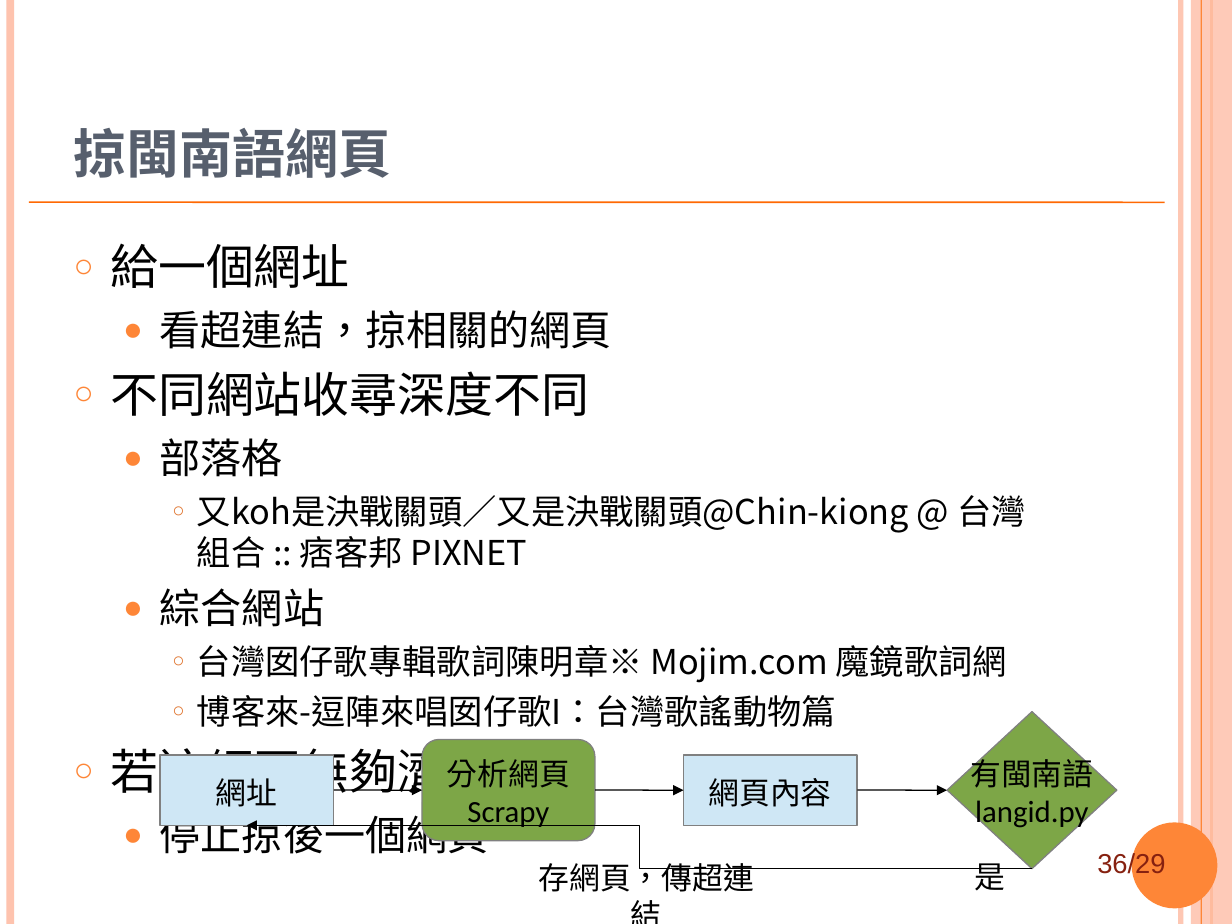
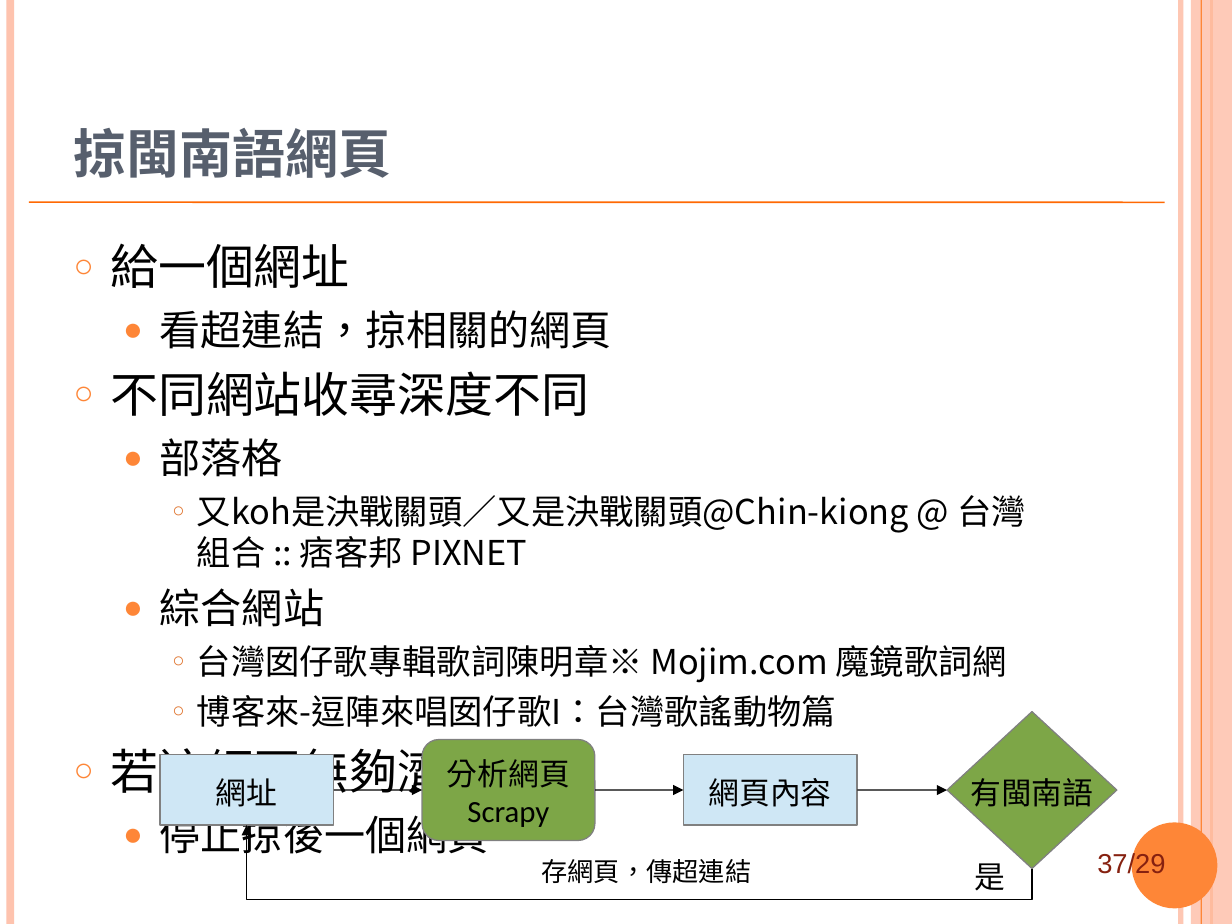
Before and after one commit to sih4sing5hong5/po3-ko3_tau5-iann2-phinn3, a slide deck: slide 37 of 翻譯報告.ppt (slide 36 before the commit). Drawn at 1232x924 pixels with LibreOffice and Linux fonts; fonts in the diff are those of the drawing; background and template pictures are left out. Boxes give left, top, right and bottom in pixels: in the first picture for what was removed or moved away, otherwise in the second. Text is boxed around its words. In the diff, an @@ line names an element or a change of style, - is before the commit and + after.

```diff
--- a/翻譯報告.ppt
+++ b/翻譯報告.ppt
@@ text in diamond at (975, 800, 1088, 830): paragraph removed @@
-langid.py
@@ elbow arrow (1032, 869) - (246, 825): route changed @@
@@ text "存網頁，傳超連結" at (541, 859, 751, 883): size 18 to 15.3 pt; line spacing 1 to 0.9 @@
@@ page number at (1097, 852, 1165, 879): text changed @@
-36/29
+37/29
```
Also in this commit, not shown: 15 other slides changed, 2 slides added.
